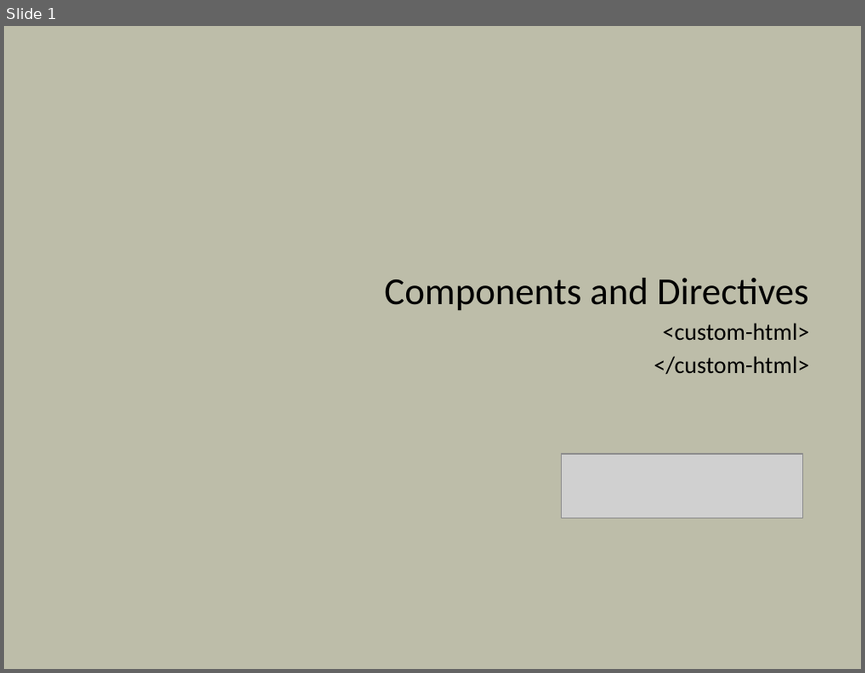
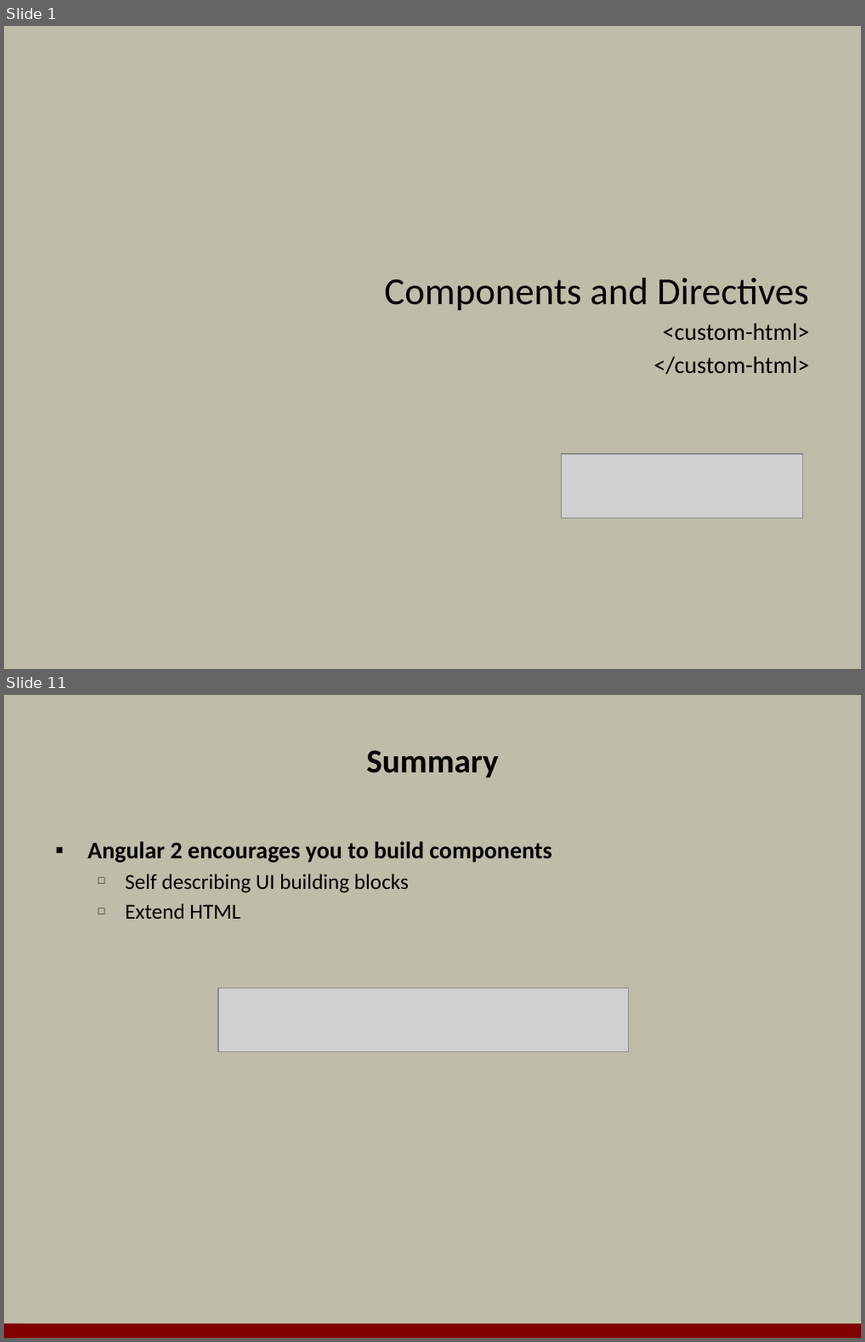
Before and after one commit to OdeToCode/classes, a slide deck: angular2/slides/07_directives.pptx. Shown one above the other, each under a label of ours: slide 1 before the commit, slides 1 and 11 after it; the slides between them are not shown. The pictures are 865x673 and 865x1342 pixels, drawn with LibreOffice and Linux fonts; fonts in the diff are those of the drawing; grey boxes stand for pictures; background and template pictures are left out. Boxes give left, top, right and bottom in pixels: in the first picture for what was removed or moved away, otherwise in the second. Text is boxed around its words. In the diff, an @@ line names an element or a change of style, - is before the commit and + after.

```diff
--- a/angular2/slides/07_directives.pptx
+++ b/angular2/slides/07_directives.pptx
@@ slide 11 added at (4, 695, 861, 1338), background #BDBDA9 @@
@@ title added at (366, 750, 498, 777), 28 pt, text #000000, bold @@
+Summary
@@ text added at (87, 841, 551, 919), 18 pt, text #000000 @@
+▪ Angular 2 encourages you to build components
+  □ Self describing UI building blocks
+  □ Extend HTML
@@ picture added at (218, 988, 629, 1052) @@
@@ line added from (4, 1330) to (861, 1331), #800000 12 pt @@
```
Also in this commit, not shown: 3 slides changed, 6 other slides added, 7 slides removed, 1 other file.
